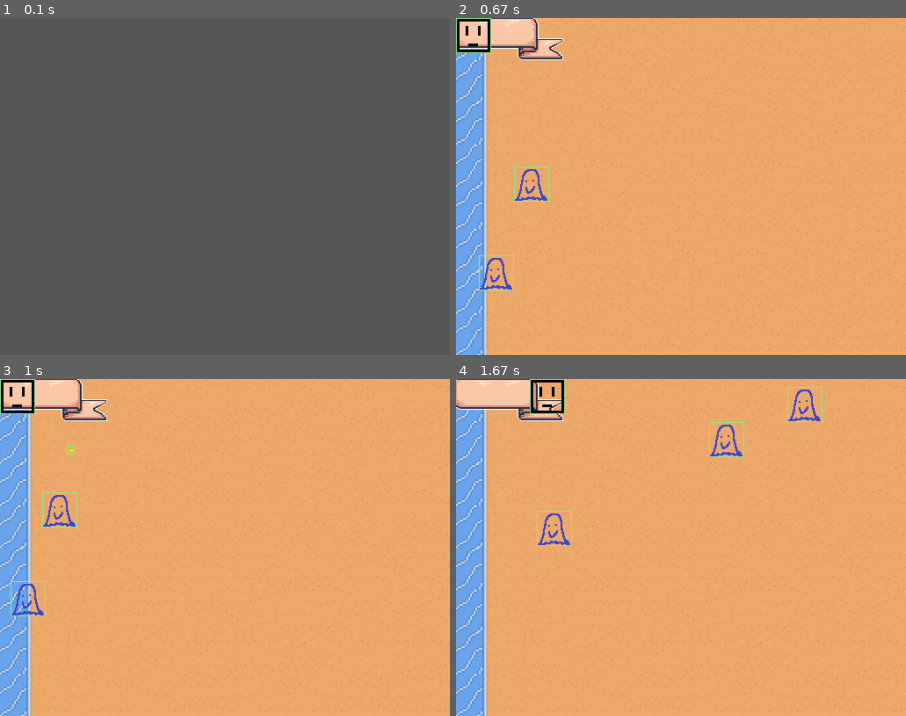
Above: before the commit, frames 1-4 (two rows, left to right).
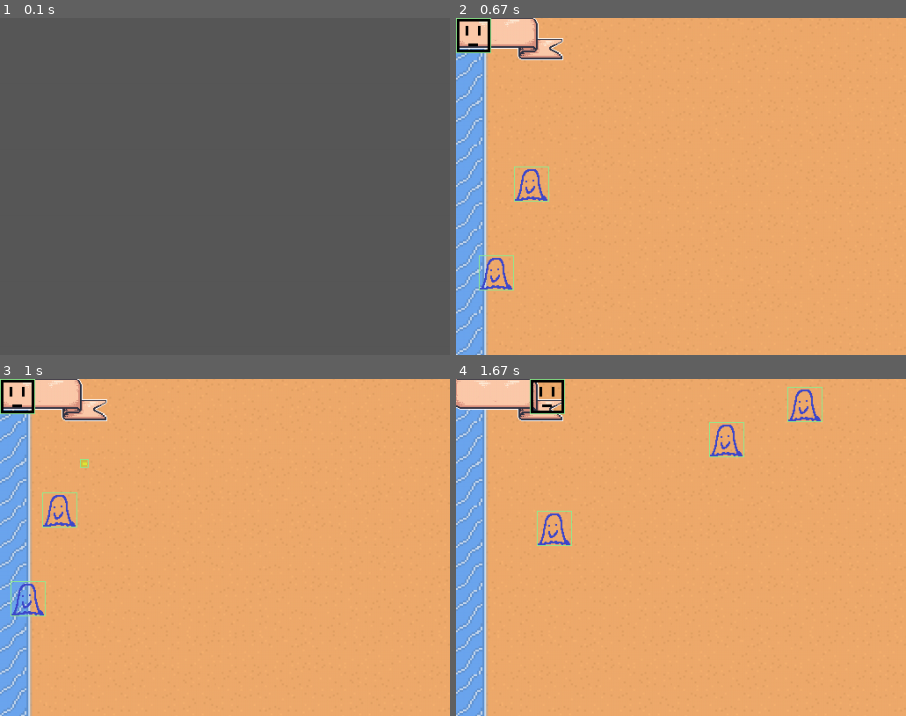
Above: after the commit, the same moments.

Repository: Justinalovado/my_pygame
Game: pygame game, started from main.py
Same seed, same stepped clock (60 frames per second), same inputs: the game is played once before the commit and once after it.
Inputs:
- Up to frame 1 (0.1 s): no input
- Up to frame 2 (0.67 s): tap Space at 0.33 s
- Up to frame 3 (1 s): tap K at 0.67 s
- Up to frame 4 (1.67 s): hold D 1-1.47 s
The pictures show only the part of the screen within x 0-50%, y 0-50%; the shares and areas given below are measured in that part.

Frames 1-2 are identical in both runs. In frame 3, 0.1% of the frame differs, in the area x 14-20%, y 19-27%; in frame 4, nothing differs.

Commit message:
Adjusted the initial position of the bullet to the center of player

Diff:
--- a/Entity.py
+++ b/Entity.py
@@ -52,8 +52,8 @@
     def attack(self, projectiles):
         if self.is_reloaded:
             projectiles.append(Bullet(
-                self.x,
-                self.y,
+                self.x + self.width / 2,
+                self.y + self.width / 2,
                 self.attack_point,
                 self.bulletVelocity[0],
                 self.bulletVelocity[1],
@@ -178,8 +178,6 @@
 
 class Bullet:
     def __init__(self, x, y, dmg, vX, vY, source) -> None:
-        self.x = x
-        self.y = y
         self.dmg = dmg
         self.velocity = (vX, vY)
         self.speed = BULLETSPEED
@@ -187,6 +185,8 @@
         self.img = pygame.transform.scale(self.img, (10, 10))
         self.width = self.img.get_width()
         self.height = self.img.get_height()
+        self.x = x - self.width / 2
+        self.y = y - self.height / 2
         self.hitbox = pygame.Rect(self.x, self.y, self.width, self.height)
         self.source = source
         self.pierce = 0
